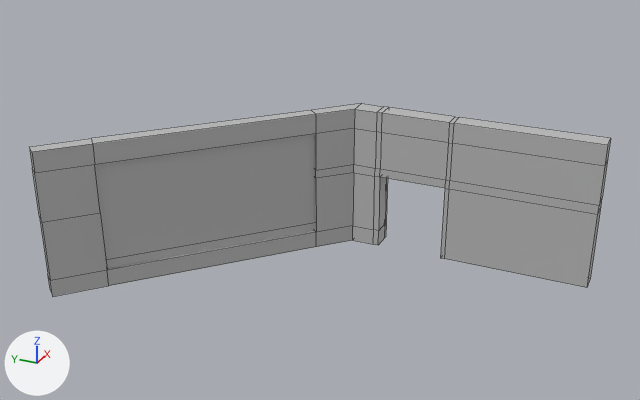
The FBX model Narcomancer/Assets/Meshes/Environment/Structure/Structure_VIPRoom.fbx, before and after one commit.
One viewpoint serves both versions: a 50 mm lens placed at (-41.07, -3.6, 22.08), pointed at (-5.88, 12.24, 4.49). The lights are fixed; the arrows at lower left show +X, +Y and +Z. Mesh edges are drawn as thin lines. Where no turn or scale is listed for an object, it has been applied to the vertices.

The first picture shows 'VIPWall'.
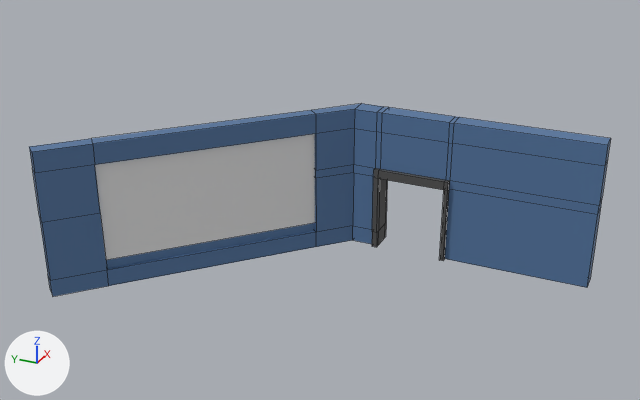
Location of each change, (x1, y1, x2, y2) in pixels of the pictures (640 x 400 px):
part 1 of me_mesh, built on
    before: (373, 168, 450, 259)
    after: (372, 168, 450, 261)
part 2 of me_mesh, recoloured (grey to blue)
    both: (29, 104, 611, 296)
part 3 of me_mesh, recoloured
    both: (95, 134, 315, 260)
part 4 of me_mesh, recoloured
    both: (378, 179, 387, 245)

Edits to the bpy script that builds the scene:
```text
Add mat_walls:
    mat_walls = principled_material('Walls')
    mat_walls.base_color = (0.0873, 0.18, 0.353)  # blue #5376a0
Add mat_doorway:
    mat_doorway = principled_material('Doorway')
    mat_doorway.base_color = (0.0819, 0.0819, 0.0819)  # dark grey #515151
    mat_doorway.roughness = 0.749
Add mat_glass:
    mat_glass = principled_material('Glass')
    mat_glass.base_color = (0.806, 0.806, 0.806)  # white #e8e8e8
    mat_glass.roughness = 0.553
Change me_mesh:
    used by ob_vipwall; location = (0.0, 0.0, 0.0)
    remove me_mesh.from_pydata(...)  # 156 vertices, 162 faces; spans x -12.5..0.2, y 0.0..24.0, z 0.0..7.5
    remove me_mesh.materials.append(mat_lambert3)  # grey #bcbcbc
    add me_mesh.from_pydata(...)  # 142 vertices, 140 faces; spans x -12.5..0.2, y 0.0..24.0, z 0.0..7.5
    me_mesh part 1
    6 faces are deleted
    14 vertices are added at x -1.2, y 7.3..11.3, z 0.0..4.5
    20 new faces join them, mat_doorway (dark grey #515151)
    me_mesh part 2: 100 faces spanning x -12.5..0.2, y 0.0..24.0, z 0.0..7.5 switch from mat_lambert1 (grey #bcbcbc) to mat_walls (blue #5376a0)
    me_mesh part 3: 2 faces spanning x -11.3..-1.3, y 13.2..22.8, z 1.3..7.2 switch from mat_lambert1 (grey #bcbcbc) to mat_glass (white #e8e8e8)
    me_mesh part 4: 18 faces spanning x -1.0..0.2, y 7.3..11.3, z 0.0..4.5 switch from mat_lambert1 (grey #bcbcbc) to mat_doorway (dark grey #515151)
```
